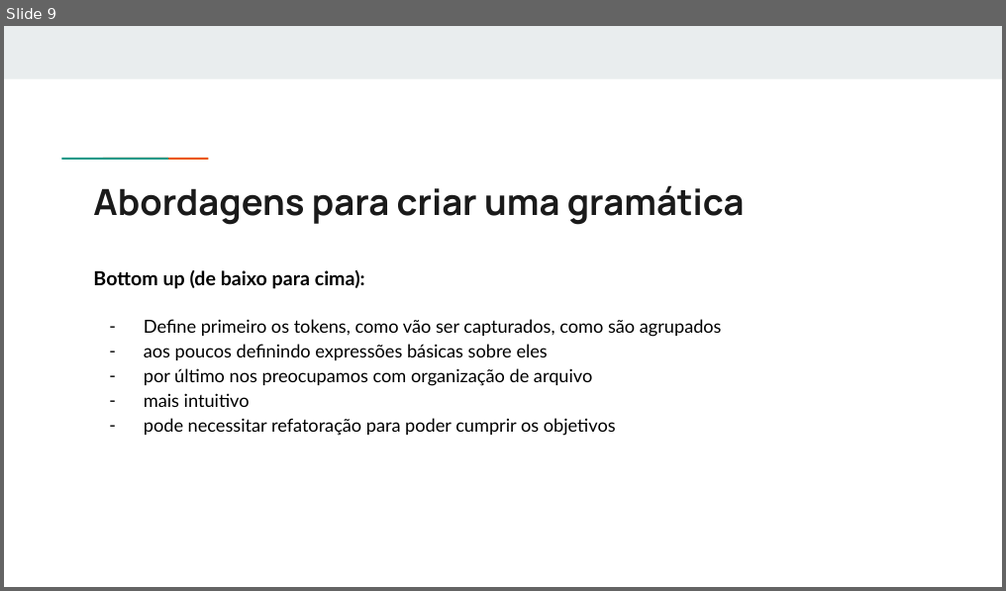
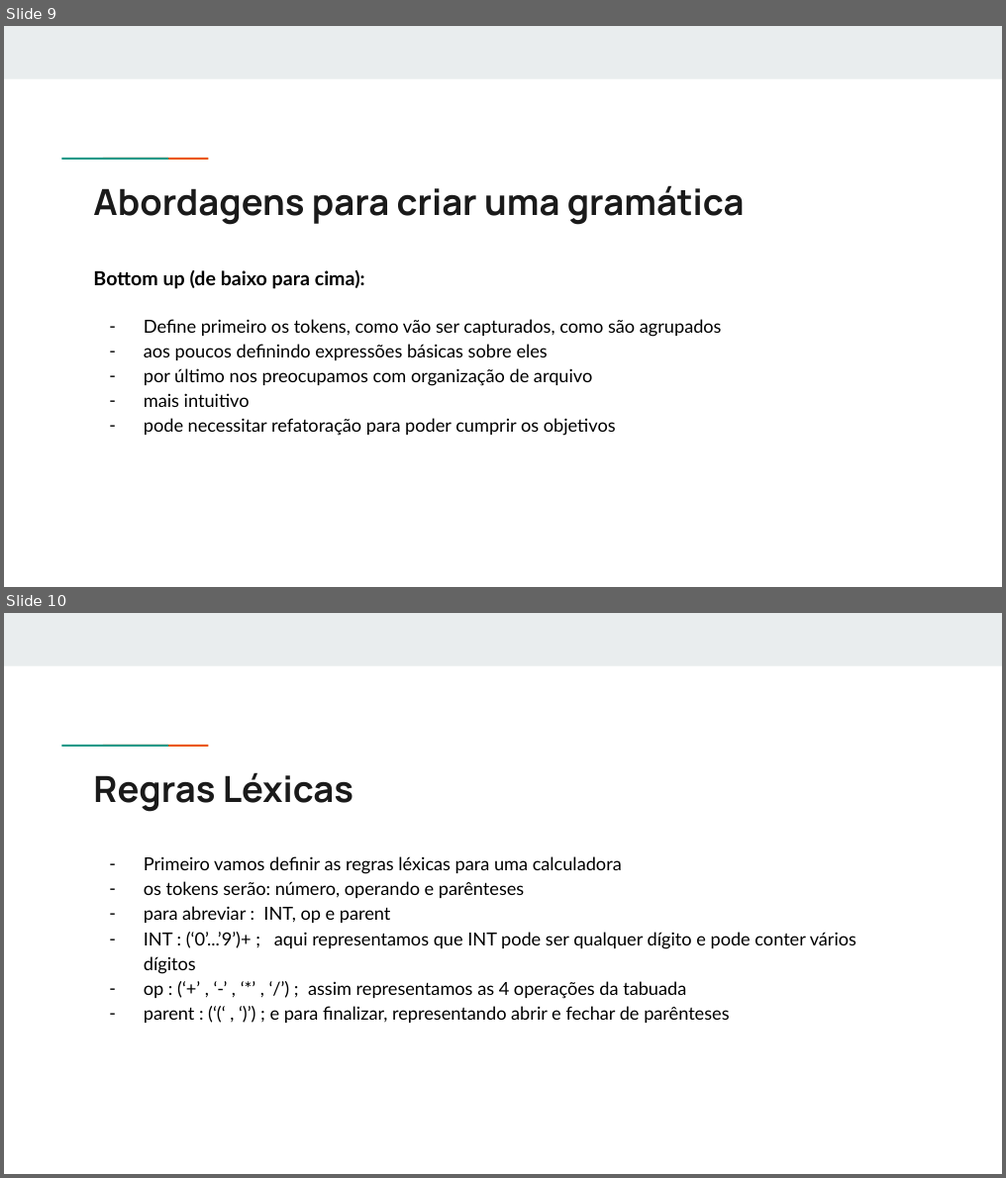
Before and after one commit to fernandohre/metodo, a slide deck: Apresentação ANTLR.pptx. Shown one above the other, each under a label of ours: slide 9 before the commit, slides 9 and 10 after it. The pictures are 1006x591 and 1006x1178 pixels, drawn with LibreOffice and Linux fonts; fonts in the diff are those of the drawing. Boxes give left, top, right and bottom in pixels: in the first picture for what was removed or moved away, otherwise in the second. Text is boxed around its words. In the diff, an @@ line names an element or a change of style, - is before the commit and + after.

Commit message:
slides de regras lexicas e do parser

```diff
--- a/Apresentação ANTLR.pptx
+++ b/Apresentação ANTLR.pptx
@@ slide 10 added at (x1=4, y1=613, x2=1002, y2=1174), background #FFFFFF; not listed: 3 template elements that a slide beside it also shows @@
@@ title added at (x1=93, y1=772, x2=353, y2=812), 26 pt, text #1A1A1A, bold @@
+Regras Léxicas
@@ text added at (x1=144, y1=857, x2=856, y2=1023), 13 pt, text #000000 @@
+– Primeiro vamos definir as regras léxicas para uma calculadora
+– os tokens serão: número, operando e parênteses
+– para abreviar : INT, op e parent
+– INT : (‘0’...’9’)+ ; aqui representamos que INT pode ser qualquer dígito e pode conter vários dígitos
+– op : (‘+’ , ‘-’ , ‘*’ , ‘/’) ; assim representamos as 4 operações da tabuada
+– parent : (‘(‘ , ‘)’) ; e para finalizar, representando abrir e fechar de parênteses
```
Also in this commit, not shown: 1 slide changed, 1 slide removed.
